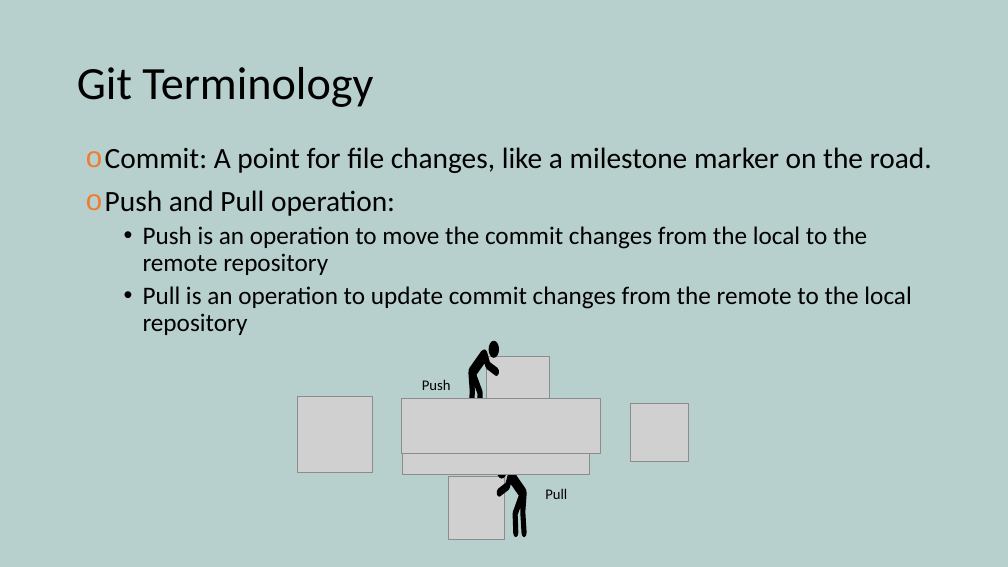
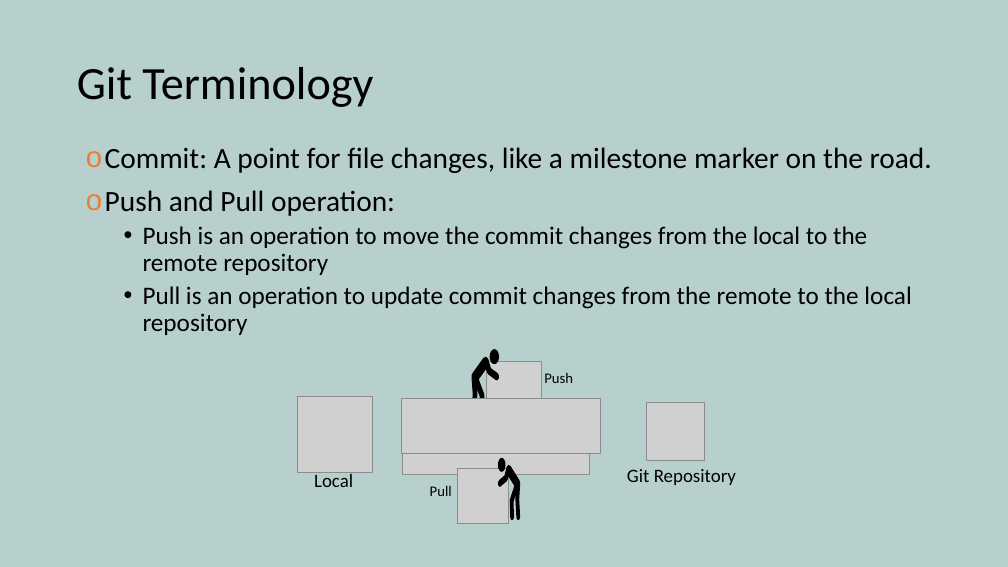
Before and after one commit to yetanothermasterylearning/git, a slide deck: slide 6 of 02. Git Introduction/Presentation/Introduction.pptx. Drawn at 1008x567 pixels with LibreOffice and Linux fonts; fonts in the diff are those of the drawing; grey boxes stand for pictures. Boxes give left, top, right and bottom in pixels: in the first picture for what was removed or moved away, otherwise in the second. Text is boxed around its words. In the diff, an @@ line names an element or a change of style, - is before the commit and + after.

```diff
--- a/02. Git Introduction/Presentation/Introduction.pptx
+++ b/02. Git Introduction/Presentation/Introduction.pptx
@@ freeform shape: place and size @@
-freeform shape at box(469, 349, 499, 417)
+freeform shape at box(472, 357, 499, 417)
@@ freeform shape: place and size @@
-freeform shape at box(488, 341, 499, 358)
+freeform shape at box(490, 349, 499, 364)
@@ picture: place and size @@
-picture at box(487, 356, 550, 419)
+picture at box(487, 361, 542, 417)
@@ text "Push": place and size @@
-text "Push" at box(422, 379, 451, 390)
+text "Push" at box(544, 373, 573, 383)
@@ picture: place and size @@
-picture at box(630, 404, 688, 462)
+picture at box(647, 403, 705, 461)
@@ text added at box(314, 472, 353, 487), 18 pt, text #000000 @@
+Local
@@ text "Pull": place and size @@
-text "Pull" at box(545, 488, 567, 499)
+text "Pull" at box(430, 485, 452, 496)
@@ picture: place and size @@
-picture at box(448, 476, 504, 539)
+picture at box(457, 468, 509, 523)
@@ freeform shape: place and size @@
-freeform shape at box(497, 462, 507, 479)
+freeform shape at box(498, 458, 506, 473)
@@ freeform shape: place and size @@
-freeform shape at box(497, 470, 527, 538)
+freeform shape at box(498, 465, 520, 520)
@@ text added at box(627, 469, 736, 485), 18 pt, text #000000 @@
+Git Repository
```
Also in this commit, not shown: 2 other slides changed, 19 other files.
